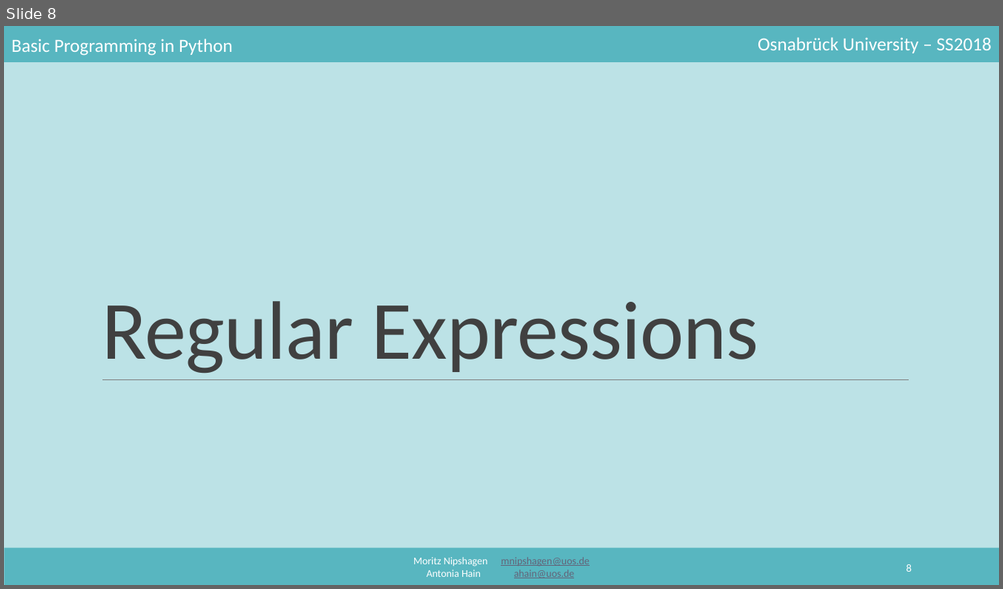
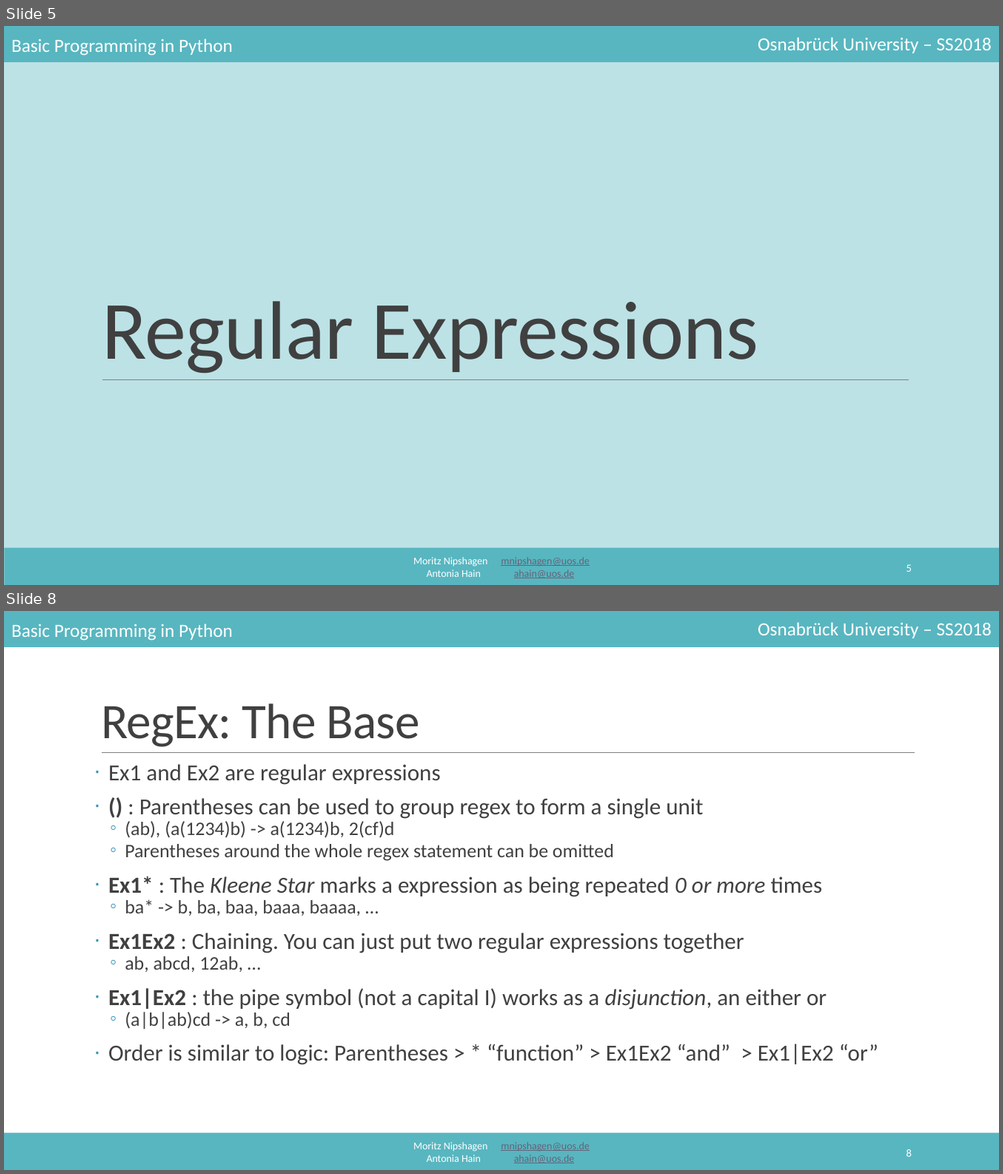
Before and after one commit to mnipshagen/monty, a slide deck: 2018/05/05_Strings_and_Regex.pptx. Shown one above the other, each under a label of ours: slide 8 before the commit, slides 5 and 8 after it; the slides between them are not shown. The pictures are 1003x589 and 1003x1174 pixels, drawn with LibreOffice and Linux fonts; fonts in the diff are those of the drawing. Boxes give left, top, right and bottom in pixels: in the first picture for what was removed or moved away, otherwise in the second. Text is boxed around its words. In the diff, an @@ line names an element or a change of style, - is before the commit and + after.

```diff
--- a/2018/05/05_Strings_and_Regex.pptx
+++ b/2018/05/05_Strings_and_Regex.pptx
@@ slide 8 added at [4, 611, 999, 1170], background #FFFFFF; not listed: 5 template elements that a slide beside it also shows @@
@@ title added at [101, 703, 419, 747], 48 pt, text #404040 @@
+RegEx: The Base
@@ line added from (102, 753) to (915, 753), #808080 0.5 pt @@
@@ text added at [108, 764, 878, 1065], 22.2 pt, text #404040 @@
+· Ex1 and Ex2 are regular expressions
+· () : Parentheses can be used to group regex to form a single unit
+  ◦ (ab), (a(1234)b) -> a(1234)b, 2(cf)d
+  ◦ Parentheses around the whole regex statement can be omitted
+· Ex1* : The Kleene Star marks a expression as being repeated 0 or more times
+  ◦ ba* -> b, ba, baa, baaa, baaaa, …
+· Ex1Ex2 : Chaining. You can just put two regular expressions together
+  ◦ ab, abcd, 12ab, …
+· Ex1|Ex2 : the pipe symbol (not a capital I) works as a disjunction, an either or
+  ◦ (a|b|ab)cd -> a, b, cd
+· Order is similar to logic: Parentheses > * “function” > Ex1Ex2 “and” > Ex1|Ex2 “or”
@@ page number added at [906, 1150, 911, 1157], 10.5 pt, text #FFFFFF @@
+8
@@ what was slide 8 is now slide 5 @@
@@ page number at [906, 565, 911, 572]: text changed @@
-8
+5
```
Also in this commit, not shown: 2 slides changed, 14 other slides added, 2 slides removed, 1 other file.
